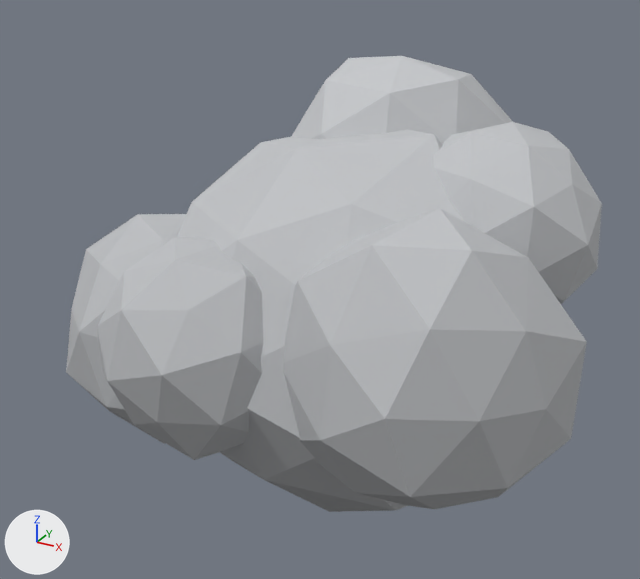
Before and after pictures for a commit that changed the glTF model assets/fx/smoke_a.glb.
Camera for both pictures: a camera (50 mm lens) standing at (1.128, -2.166, 1.068) and looking at (-0.084, 0.038, -0.034). The lights are fixed; the arrows at lower left show +X, +Y and +Z. The first picture is the older version. Vertices at exactly the same position are counted once.

In view in the first picture: 'smoke'.
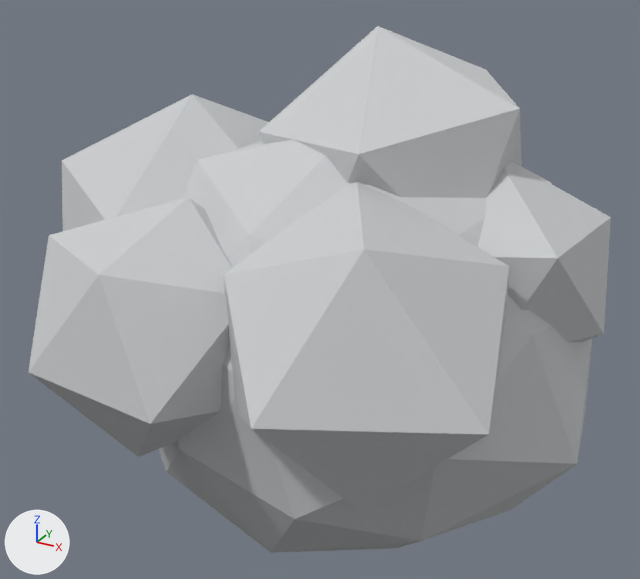
Pixel boxes (x1, y1, x2, y2) of what changed, in the pictures (640 x 579 px):
'smoke', reshaped (9% wider, 16% taller): before (66, 56, 602, 512); after (28, 26, 611, 553)
part 1 of me_smoke, rebuilt: before (177, 129, 464, 512); after (159, 140, 592, 553)
part 2 of me_smoke, rebuilt (24% wider, 17% taller): before (98, 238, 263, 460); after (28, 197, 233, 457)
part 3 of me_smoke, rebuilt: before (433, 122, 602, 304); after (478, 162, 611, 342)
part 4 of me_smoke, rebuilt (6% narrower, 9% taller): before (283, 208, 587, 509); after (224, 182, 509, 511)
part 5 of me_smoke, deleted: before (291, 56, 513, 143)
part 6 of me_smoke, deleted: before (66, 214, 186, 444)
part 7 of me_smoke, added: after (62, 26, 522, 231)

Edits to the bpy script that builds the scene:
```text
Change me_smoke:
    used by ob_smoke; location = (0.0, 0.0, 0.0)
    remove me_smoke.from_pydata(...)  # 252 vertices, 480 faces; spans x -0.96..0.76, y -0.69..0.82, z -0.71..0.63
    add me_smoke.from_pydata(...)  # 112 vertices, 174 faces; spans x -0.93..0.79, y -0.86..0.95, z -0.8..0.76
    me_smoke part 1: the loose piece of 42 vertices spanning x -0.62..0.6, y -0.58..0.64, z -0.71..0.48 is rebuilt with 42 vertices and now spans x -0.65..0.79, y -0.66..0.75, z -0.8..0.54
    me_smoke part 2: the loose piece of 42 vertices spanning x -0.53..0.09, y -0.69..-0.1, z -0.35..0.22 is rebuilt with 12 vertices and now spans x -0.59..0.05, y -0.83..-0.18, z -0.3..0.36
    me_smoke part 3: the loose piece of 42 vertices spanning x 0.15..0.71, y -0.11..0.46, z -0.05..0.51 is rebuilt with 11 vertices and now spans x 0.17..0.77, y -0.21..0.34, z -0.18..0.46
    me_smoke part 4: the loose piece of 42 vertices spanning x -0.02..0.76, y -0.63..0.15, z -0.45..0.36 is rebuilt with 12 vertices and now spans x -0.11..0.69, y -0.86..0.0, z -0.26..0.43
    me_smoke part 5: the loose piece of 42 vertices spanning x -0.39..0.38, y 0.04..0.82, z -0.18..0.63 is deleted
    me_smoke part 6: the loose piece of 42 vertices spanning x -0.96..-0.22, y -0.44..0.32, z -0.58..0.14 is deleted
    me_smoke part 7
    35 vertices are added at x -0.93..0.49, y -0.48..0.95, z -0.46..0.76
    50 new faces join them
```
